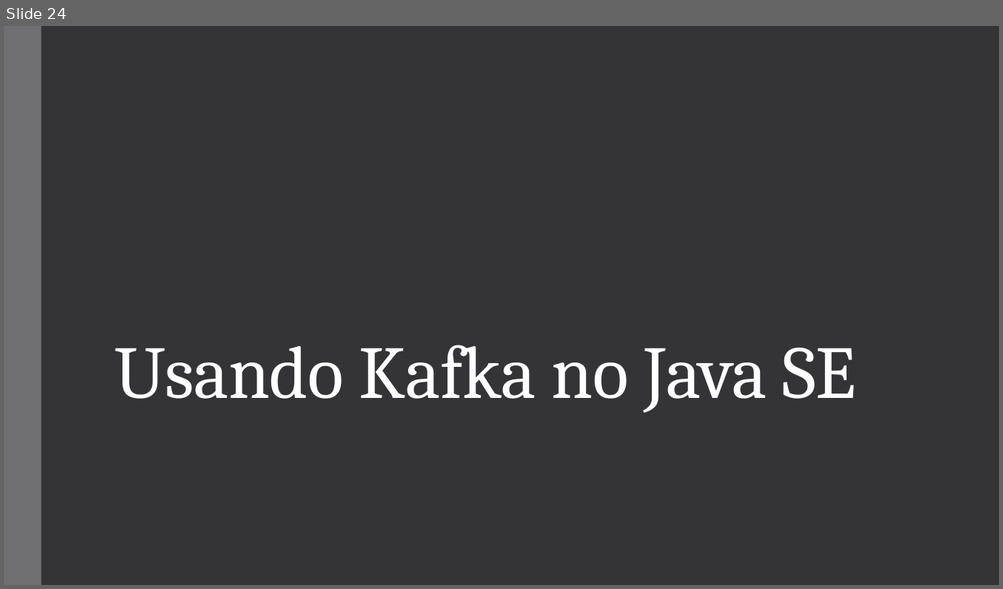
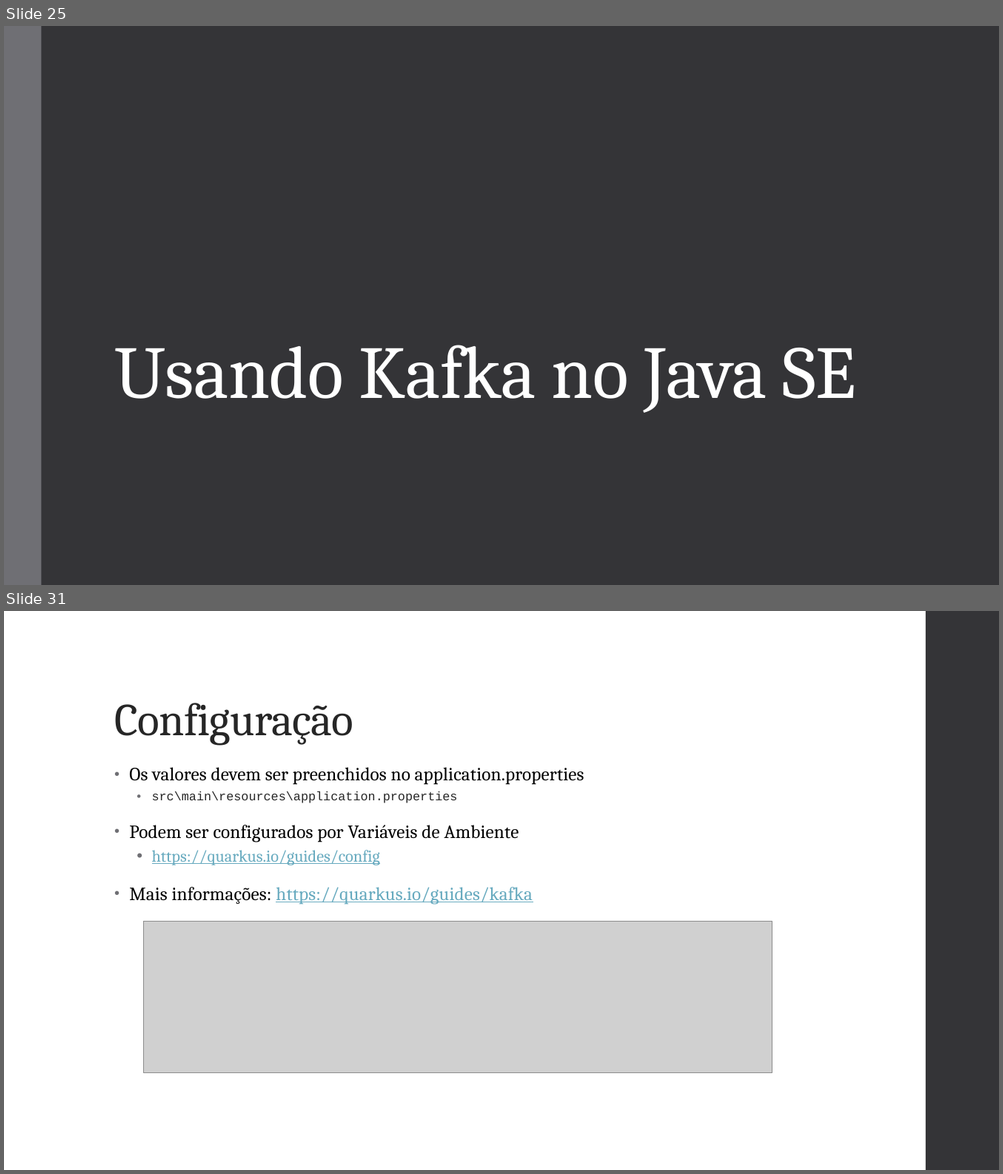
Before and after one commit to vepo/kafka-intro, a slide deck: Kafka.pptx. Shown one above the other, each under a label of ours: slide 24 before the commit, slides 25 and 31 after it; the slides between them are not shown. The pictures are 1003x589 and 1003x1174 pixels, drawn with LibreOffice and Linux fonts; fonts in the diff are those of the drawing; grey boxes stand for pictures. Boxes give left, top, right and bottom in pixels: in the first picture for what was removed or moved away, otherwise in the second. Text is boxed around its words. In the diff, an @@ line names an element or a change of style, - is before the commit and + after.

```diff
--- a/Kafka.pptx
+++ b/Kafka.pptx
@@ slide 31 added at <box>4,611,999,1170</box>, background #FFFFFF @@
@@ rectangle added at <box>925,611,999,1170</box>, fill #353537 @@
@@ title added at <box>114,703,353,745</box>, 44 pt, text #262626 @@
+Configuração
@@ text added at <box>129,767,584,905</box>, 18 pt, text #000000 @@
+• Os valores devem ser preenchidos no application.properties
+  • src\main\resources\application.properties
+• Podem ser configurados por Variáveis de Ambiente
+  • https://quarkus.io/guides/config
+• Mais informações: https://quarkus.io/guides/kafka
@@ picture added at <box>144,921,772,1073</box> @@
@@ what was slide 24 is now slide 25 @@
```
Also in this commit, not shown: 3 slides changed, 9 other slides added, 1 slide removed, 5 other files.
